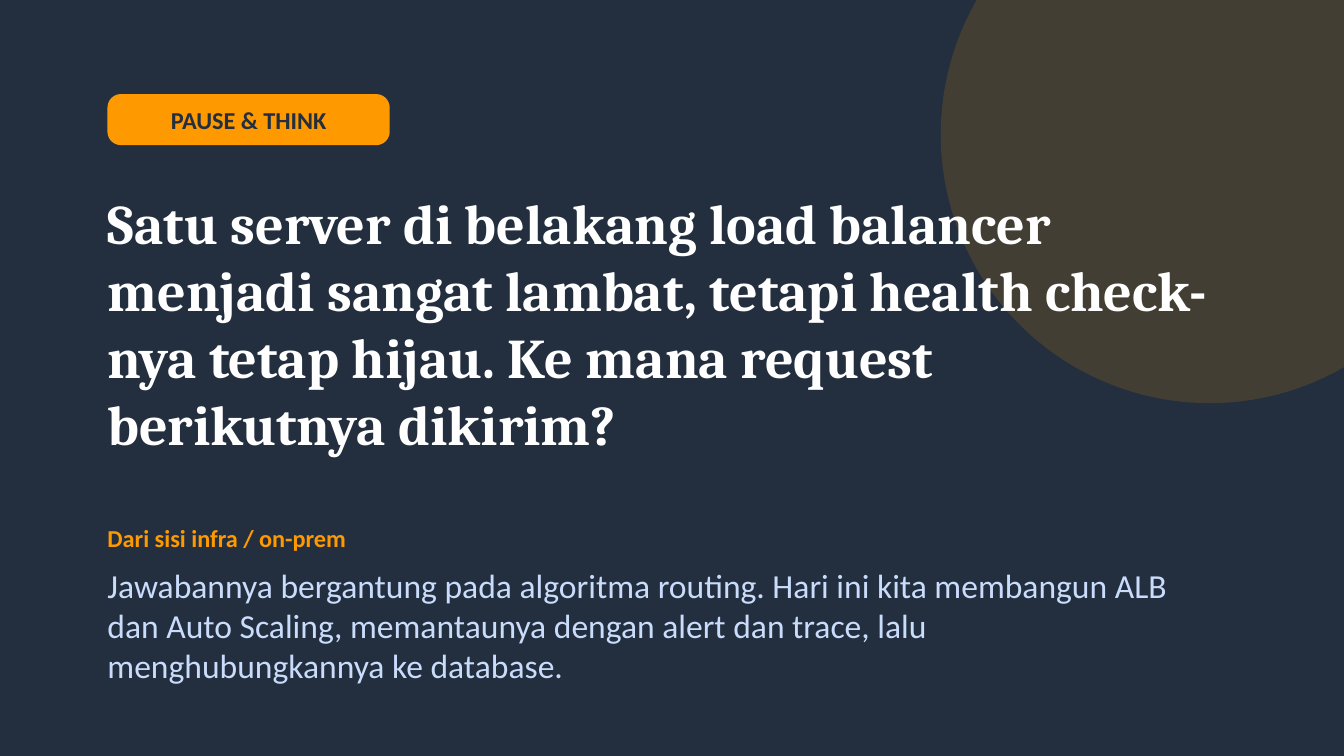
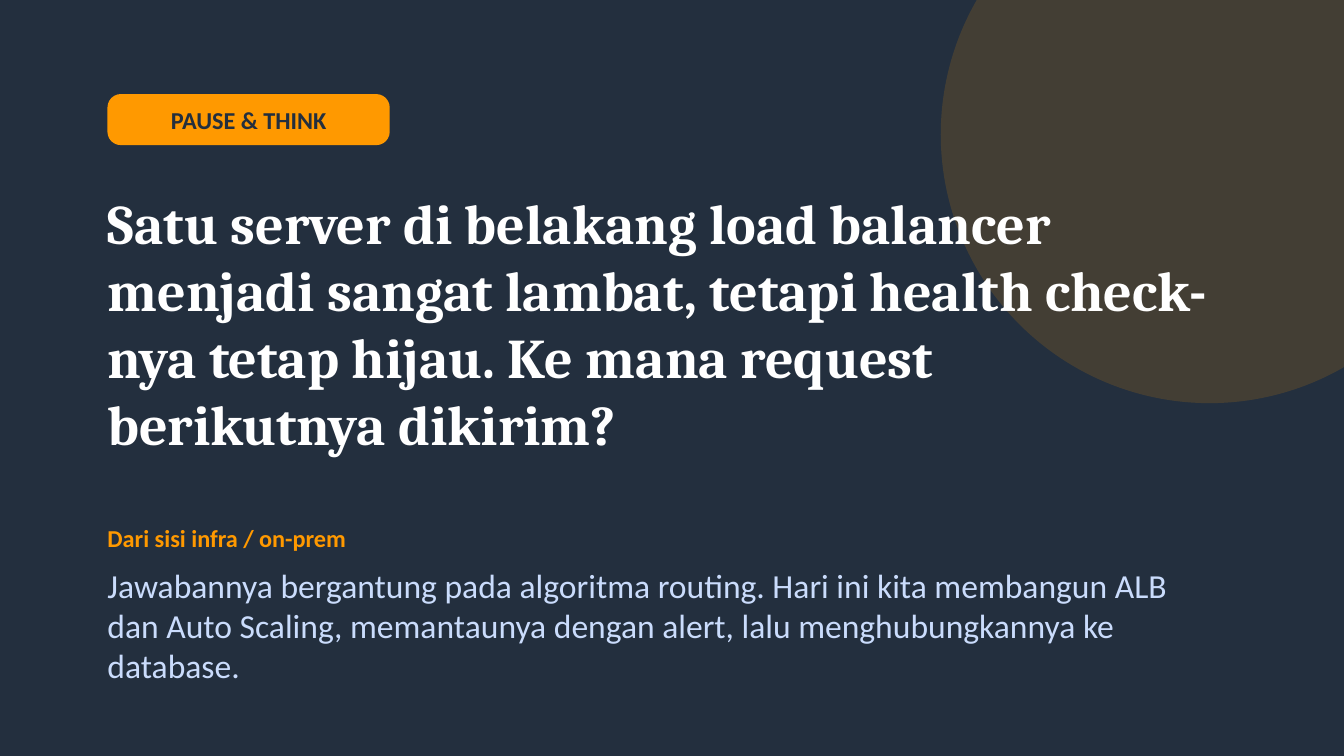
Before and after one commit to singgih-yunanto/aws-cloud-foundation, a slide deck: slide 2 of slides/Day2-ALB-Monitoring-Database.pptx. Drawn at 1344x756 pixels with LibreOffice and Linux fonts; fonts in the diff are those of the drawing. Boxes give left, top, right and bottom in pixels: in the first picture for what was removed or moved away, otherwise in the second. Text is boxed around its words. In the diff, an @@ line names an element or a change of style, - is before the commit and + after.

```diff
--- a/slides/Day2-ALB-Monitoring-Database.pptx
+++ b/slides/Day2-ALB-Monitoring-Database.pptx
@@ text at (x1=107, y1=574, x2=1167, y2=679): text changed @@
-Jawabannya bergantung pada algoritma routing. Hari ini kita membangun ALB dan Auto Scaling, memantaunya dengan alert dan trace, lalu menghubungkannya ke database.
+Jawabannya bergantung pada algoritma routing. Hari ini kita membangun ALB dan Auto Scaling, memantaunya dengan alert, lalu menghubungkannya ke database.
```
Also in this commit, not shown: 4 other slides changed, 1 slide removed, 28 other files.
